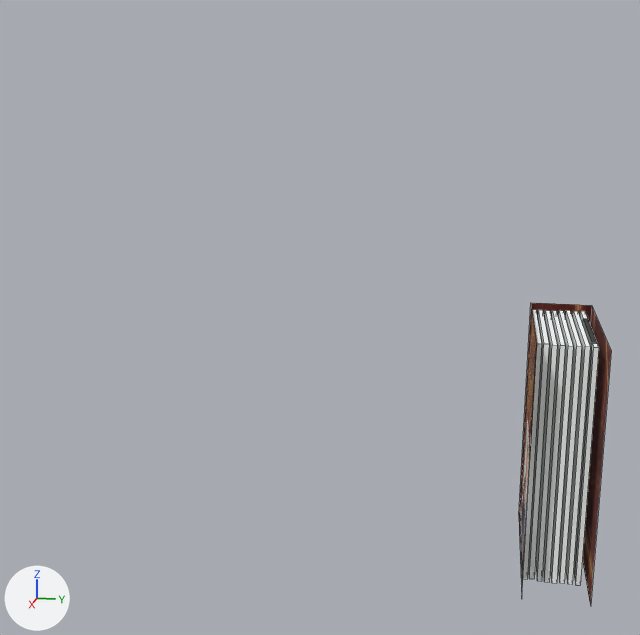
A saved change to the OBJ model ProyectoFinal/ProyectoFinal/Models/Libro/libro.obj.
Both versions are drawn from a 50 mm camera at (9.12, -0.75, 3.53) aimed at (1.42, -2.29, 1.61). Every picture has the same lights, and +X, +Y and +Z are marked at lower left. Mesh edges are drawn as thin lines. Where no turn or scale is listed for an object, it has been applied to the vertices.

Script lines for the objects in view, before the commit:
```python
me_libro = bpy.data.meshes.new('libro')
me_libro.from_pydata(...)  # 80 vertices, 57 faces; spans x -0.94..0.94, y -0.33..0.33, z -1.31..1.31
# faces by material slot: [54, 3]
me_libro.materials.append(mat_lambert3sg)  # picture img_blanco_jpg
me_libro.materials.append(mat_lambert2sg)  # picture img_libro2_jpg
ob_libro = bpy.data.objects.new('libro', me_libro)
ob_libro.location = (0.0, 0.0, 0.0)
```
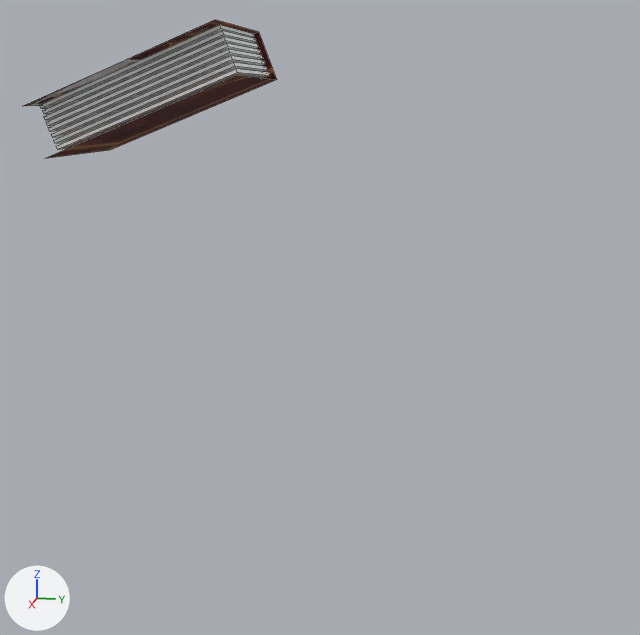
What changed in the scene script:
```text
Change me_libro:
    where me_libro.from_pydata(...)  # 80 vertices, 57 faces; spans x -0.94..0.94, y -0.33..0.33, z -1.31..1.31
    used by ob_libro; location = (0.0, 0.0, 0.0)
    me_libro part 1: the loose piece of 8 vertices spanning x -0.83..0.64, y -0.17..-0.13, z -1.25..1.25 is turned -68.7 degrees about the x axis through its middle and scaled by 0.545, then moved by (3.21, -2.88, 3.47)
    me_libro part 2: the loose piece of 8 vertices spanning x -0.85..0.61, y -0.25..-0.2, z -1.25..1.25 is turned -68.7 degrees about the x axis through its middle and scaled by 0.545, then moved by (3.23, -2.84, 3.54)
    me_libro part 3: the loose piece of 8 vertices spanning x -0.85..0.64, y -0.1..-0.05, z -1.25..1.25 is turned -68.7 degrees about the x axis through its middle and scaled by 0.543, then moved by (3.22, -2.97, 3.5)
    me_libro part 4: the loose piece of 8 vertices spanning x -0.83..0.63, y -0.32..-0.27, z -1.25..1.25 is turned -68.7 degrees about the x axis through its middle and scaled by 0.544, then moved by (3.22, -2.8, 3.62)
    me_libro part 5: the loose piece of 8 vertices spanning x -0.86..0.65, y -0.03..0.02, z -1.25..1.25 is turned -68.7 degrees about the x axis through its middle and scaled by 0.541, then moved by (3.22, -3.08, 3.58)
    me_libro part 6: the loose piece of 8 vertices spanning x -0.86..0.64, y 0.05..0.1, z -1.25..1.25 is turned -68.7 degrees about the x axis through its middle and scaled by 0.537, then moved by (3.22, -3.2, 3.7)
    me_libro part 7: the loose piece of 8 vertices spanning x -0.86..0.64, y 0.13..0.18, z -1.25..1.25 is turned -68.7 degrees about the x axis through its middle and scaled by 0.538, then moved by (3.23, -3.26, 3.66)
    me_libro part 8: the loose piece of 8 vertices spanning x -0.94..0.94, y -0.33..0.33, z -1.31..1.31 is turned -68.7 degrees about the x axis through its middle and scaled by 0.541, then moved by (3.17, -3.08, 3.58)
    me_libro part 9: the loose piece of 8 vertices spanning x -0.87..0.65, y 0.21..0.25, z -1.25..1.25 is turned -68.7 degrees about the x axis through its middle and scaled by 0.535, then moved by (3.23, -3.37, 3.73)
    me_libro part 10: the loose piece of 8 vertices spanning x -0.5..0.5, y 0.21..0.25, z -1.25..1.25 is deleted
```

Boxes [x1, y1, x2, y2] around the edits, measured in the pictures (640 x 635 px; the box of a moved part takes in the faces that stretch with it):
'libro', reshaped (173% wider, 54% shorter): before [519, 303, 611, 607]; after [24, 20, 277, 158]
part 1 of me_libro, moved or reshaped: before [535, 310, 557, 581]; after [56, 69, 270, 150]
part 2 of me_libro, moved or reshaped: before [528, 310, 549, 579]; after [51, 56, 265, 138]
part 3 of me_libro, moved or reshaped: before [543, 310, 565, 582]; after [54, 62, 267, 144]
part 4 of me_libro, moved or reshaped: before [523, 310, 542, 579]; after [46, 43, 261, 126]
part 5 of me_libro, moved or reshaped: before [550, 310, 573, 583]; after [48, 49, 263, 132]
part 6 of me_libro, moved or reshaped: before [558, 310, 582, 583]; after [43, 31, 256, 114]
part 7 of me_libro, moved or reshaped: before [566, 311, 590, 584]; after [44, 37, 258, 120]
part 8 of me_libro, moved or reshaped: before [519, 303, 611, 607]; after [24, 20, 277, 158]
part 9 of me_libro, moved or reshaped: before [574, 311, 599, 586]; after [39, 25, 254, 109]
part 10 of me_libro, deleted: before [573, 319, 597, 576]
